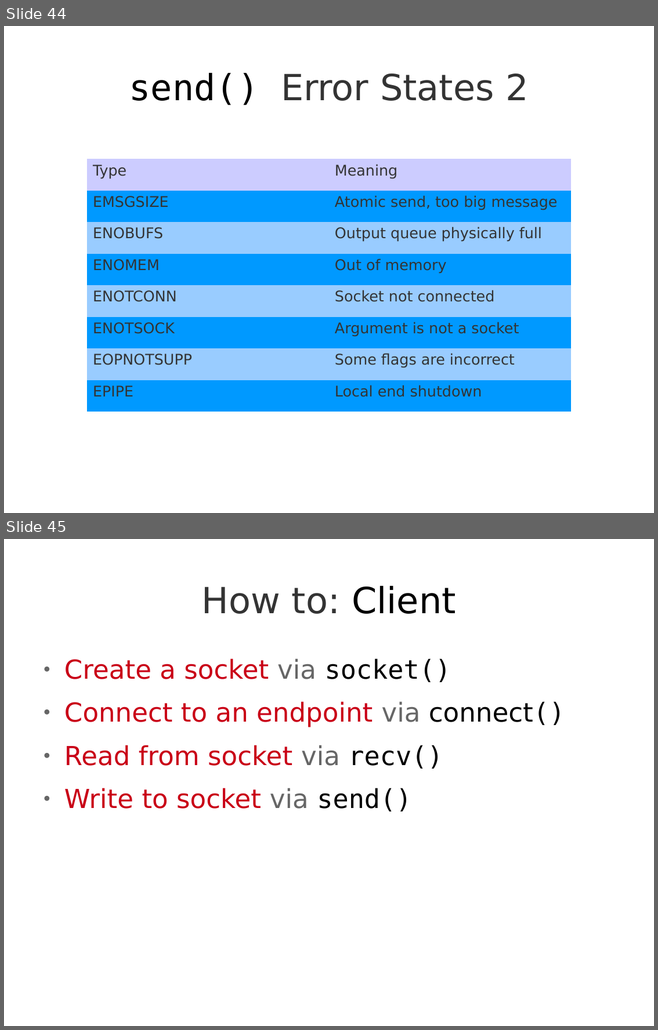
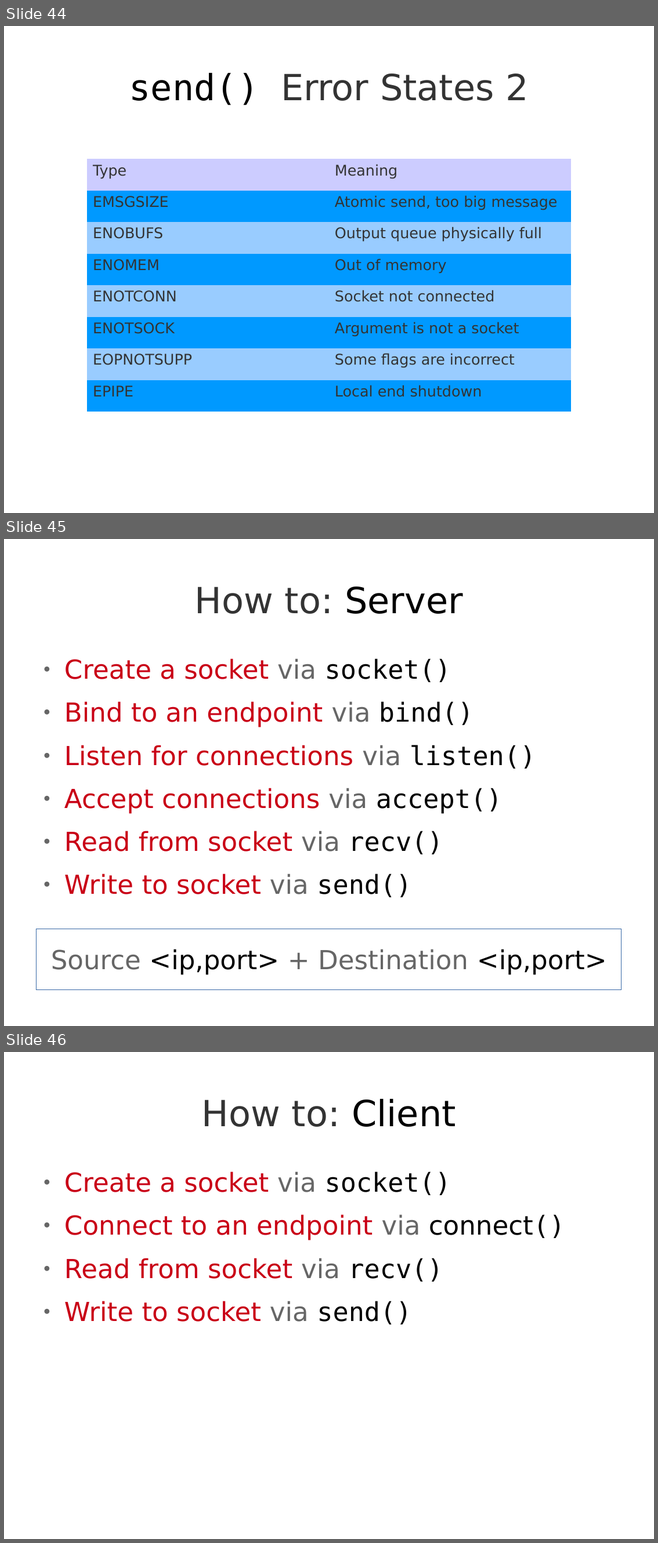
Before and after one commit to Jarvishappy/15-441-Recitation-Sessions, a slide deck: sockets/src/sockets.odp. Shown one above the other, each under a label of ours: slides 44 and 45 before the commit, slides 44, 45 and 46 after it. The pictures are 658x1030 and 658x1543 pixels, drawn with LibreOffice and Linux fonts; fonts in the diff are those of the drawing. Boxes give left, top, right and bottom in pixels: in the first picture for what was removed or moved away, otherwise in the second. Text is boxed around its words. In the diff, an @@ line names an element or a change of style, - is before the commit and + after.

Commit message:
Tweaks to sockets recitation

```diff
--- a/sockets/src/sockets.odp
+++ b/sockets/src/sockets.odp
@@ slide 45 added at (4, 539, 654, 1026), background #FFFFFF @@
@@ title added at (195, 587, 462, 614), 44 pt, text #333333 @@
+How to: Server
@@ text added at (64, 658, 535, 897), 32 pt, text #C90016 @@
+● Create a socket via socket()
+● Bind to an endpoint via bind()
+● Listen for connections via listen()
+● Accept connections via accept()
+● Read from socket via recv()
+● Write to socket via send()
@@ text added at (36, 929, 621, 990), outline #3465A4 0 pt, 32 pt, text #666666 @@
+Source <ip,port> + Destination <ip,port>
@@ what was slide 45 is now slide 46 @@
```
Also in this commit, not shown: 1 other slide added.
